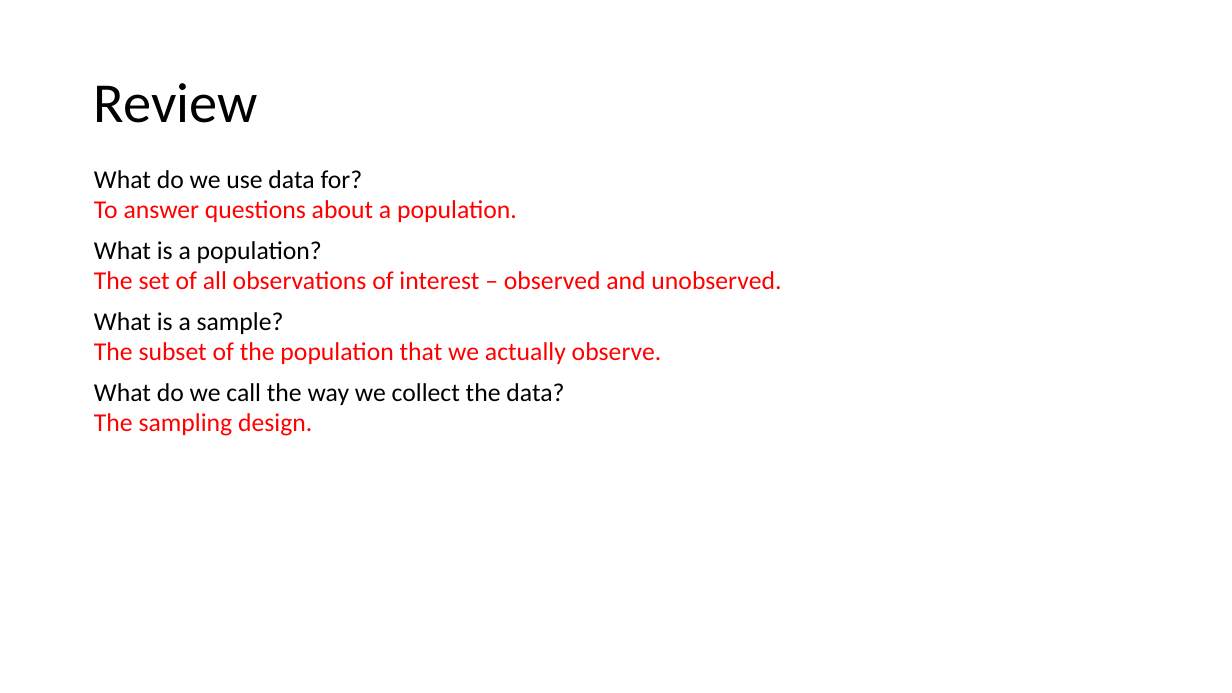
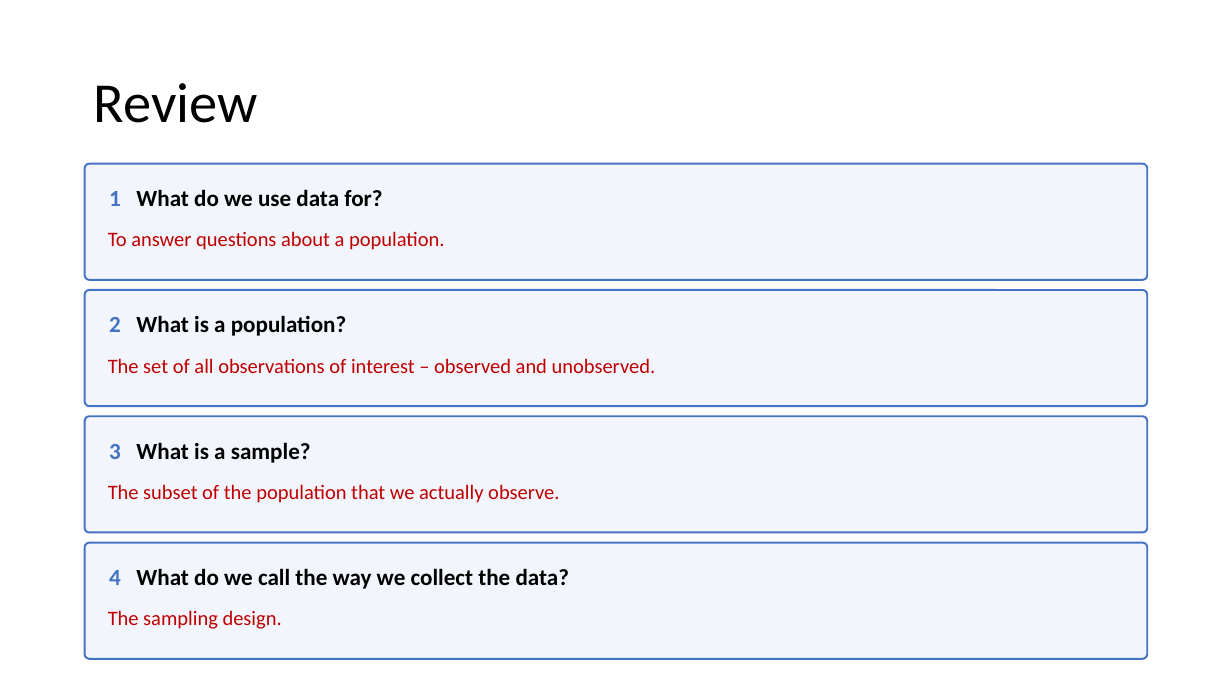
Before and after one commit to Jarred6068/Kvamme_UI_STAT251, a slide deck: slide 2 of docs/lecture_slides/Week 2/Week2_Lecture3_Slides_1_19_2024.pptx. Drawn at 1232x693 pixels with LibreOffice and Linux fonts; fonts in the diff are those of the drawing. Boxes give left, top, right and bottom in pixels: in the first picture for what was removed or moved away, otherwise in the second. Text is boxed around its words. In the diff, an @@ line names an element or a change of style, - is before the commit and + after.

```diff
--- a/docs/lecture_slides/Week 2/Week2_Lecture3_Slides_1_19_2024.pptx
+++ b/docs/lecture_slides/Week 2/Week2_Lecture3_Slides_1_19_2024.pptx
@@ rounded rectangle added at (85, 164, 1148, 280), fill #F2F6FC, outline #4472C4 1.5 pt, 18 pt, text #000000, bold @@
+1 What do we use data for?
@@ text removed at (94, 170, 781, 436) @@
-What do we use data for?
-To answer questions about a population.
-What is a population?
-The set of all observations of interest – observed and unobserved.
-What is a sample?
-The subset of the population that we actually observe.
-What do we call the way we collect the data?
-The sampling design.
@@ text added at (108, 231, 444, 250), 16 pt, text #C00000 @@
+To answer questions about a population.
@@ rounded rectangle added at (85, 290, 1148, 407), fill #F2F6FC, outline #4472C4 1.5 pt, 18 pt, text #000000, bold @@
+2 What is a population?
@@ text added at (108, 358, 656, 373), 16 pt, text #C00000 @@
+The set of all observations of interest – observed and unobserved.
@@ rounded rectangle added at (85, 417, 1148, 533), fill #F2F6FC, outline #4472C4 1.5 pt, 18 pt, text #000000, bold @@
+3 What is a sample?
@@ text added at (108, 484, 559, 503), 16 pt, text #C00000 @@
+The subset of the population that we actually observe.
@@ rounded rectangle added at (85, 543, 1148, 659), fill #F2F6FC, outline #4472C4 1.5 pt, 18 pt, text #000000, bold @@
+4 What do we call the way we collect the data?
@@ text added at (108, 610, 282, 629), 16 pt, text #C00000 @@
+The sampling design.
```
Also in this commit, not shown: 2 other slides changed, 1 slide added, 36 other files.
